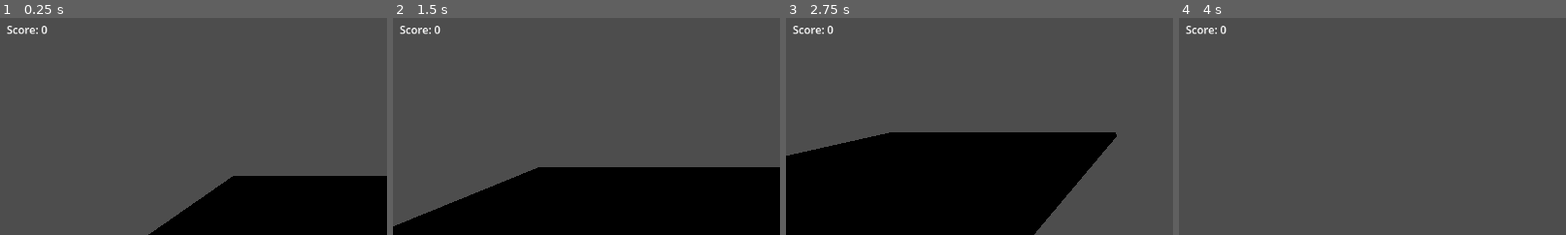
Above: before the commit, frames 1-4 (left to right).
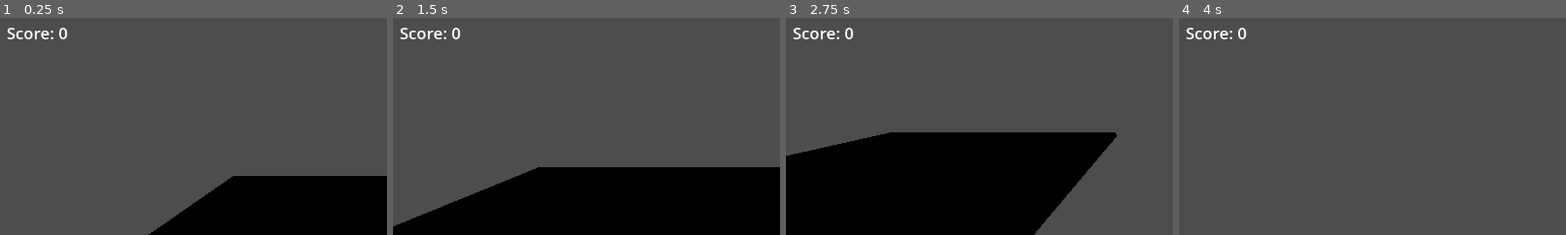
Above: after the commit, the same moments.

Repository: mwilcome/VacuumRogue
Game: Godot game, scene res://main.tscn
Two runs of this game, one before a commit and one after it. Both use one fixed random seed, a clock stepped at 60 frames per second and the inputs below.
Inputs:
- Up to frame 1 (0.25 s): no input
- Up to frame 2 (1.5 s): tap Enter at 0.5 s; hold Right (ui_right) 0.53-1.28 s; hold Down (ui_down) from 1.28 s (still down)
- Up to frame 3 (2.75 s): release Down (ui_down) at 2.03 s; hold Right (ui_right) from 2.03 s (still down)
- Up to frame 4 (4 s): release Right (ui_right) at 2.78 s; hold Up (ui_up) 2.78-3.53 s; hold Left (ui_left) from 3.53 s (still down)
The pictures show only the part of the screen within x 0-50%, y 1-51%; the shares and areas given below are measured in that part.

The runs differ from the first frame. In frame 1, 0.5% of the frame differs, in the area x 1-18%, y 3-10%; in frame 2, 0.5%; in frame 3, 0.5%; in frame 4, 0.5%.

Commit message:
Added som additonal trash

Diff:
--- a/main.gd
+++ b/main.gd
@@ -6,12 +6,16 @@
 func _ready():
 	spawn_trash()
 
+func _process(_delta):
+	if $TrashContainer.get_child_count() == 0:
+		spawn_trash()
+
 func spawn_trash():
 	for i in range(trash_count):
 		var trash = trash_scene.instantiate()
 		$TrashContainer.add_child(trash)
 		trash.position = Vector3(
-			randf_range(-4.5, 4.5),  # X: Within floor bounds (10 wide)
-			0.1,                    # Y: On floor surface
-			randf_range(-4.5, 4.5)  # Z: Within floor bounds (10 deep)
+			randf_range(-4.5, 4.5),
+			0.1,
+			randf_range(-4.5, 4.5)
 		)
--- a/main.tscn
+++ b/main.tscn
@@ -24,6 +24,9 @@
 
 [sub_resource type="BoxShape3D" id="BoxShape3D_qj4cn"]
 size = Vector3(10, 0.2, 10)
+
+[sub_resource type="LabelSettings" id="LabelSettings_j3oqj"]
+font_size = 24
 
 [node name="Main" type="Node3D" groups=["trash"]]
 script = ExtResource("1_nlmj6")
@@ -72,3 +75,4 @@
 offset_right = 71.0
 offset_bottom = 33.0
 text = "Score: 0"
+label_settings = SubResource("LabelSettings_j3oqj")
Not shown: 1 places in main.tscn that only renumber resources
